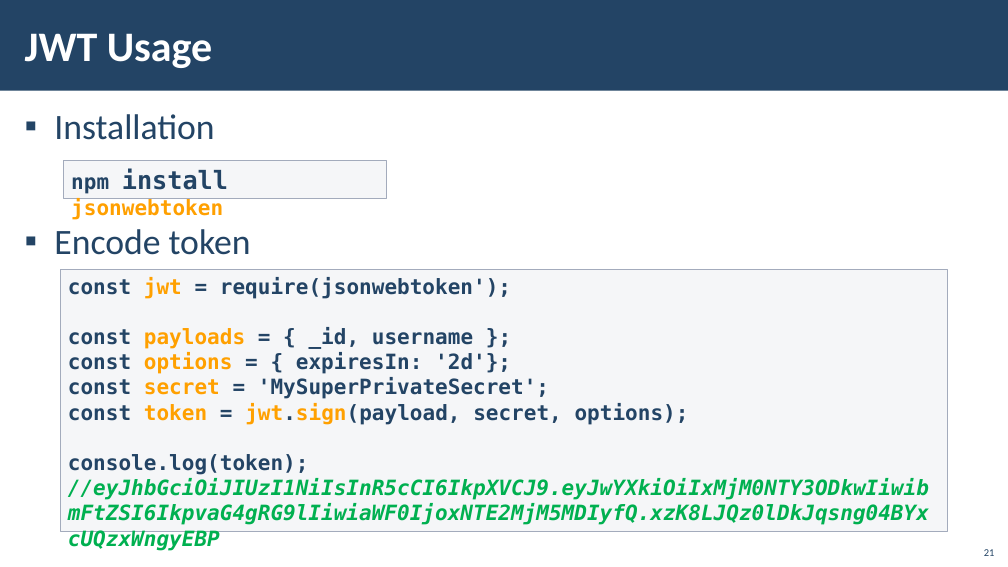
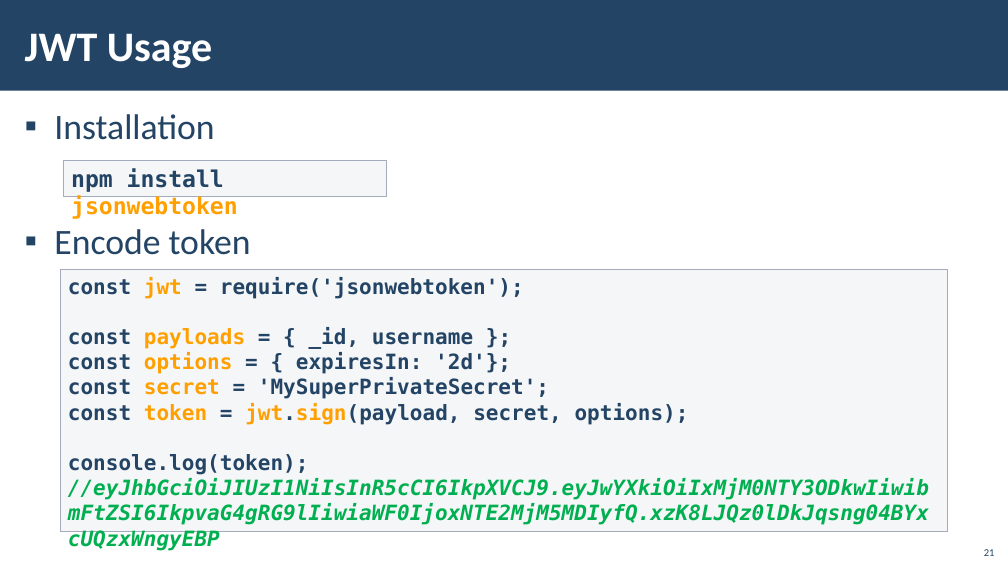
Before and after one commit to ErayErol/Software-University-Courses, a slide deck: slide 21 of 2021.09 - [ JS Back End ]/07 - [ Sessions And Authentication ]/00 - [ Resources ]/Presentation.pptx. Drawn at 1008x567 pixels with LibreOffice and Linux fonts; fonts in the diff are those of the drawing; background and template pictures are left out. Boxes give left, top, right and bottom in pixels: in the first picture for what was removed or moved away, otherwise in the second. Text is boxed around its words. In the diff, an @@ line names an element or a change of style, - is before the commit and + after.

```diff
--- a/2021.09 - [ JS Back End ]/07 - [ Sessions And Authentication ]/00 - [ Resources ]/Presentation.pptx
+++ b/2021.09 - [ JS Back End ]/07 - [ Sessions And Authentication ]/00 - [ Resources ]/Presentation.pptx
@@ rectangle "npm install jsonwebtoken" at bbox=[64, 160, 386, 196]: size 20 to 22 pt in "npm jsonwebtoken"; size 24 to 22 pt in "install" @@
@@ text in rectangle at bbox=[68, 277, 524, 299]: text changed @@
-const jwt = require(jsonwebtoken');
+const jwt = require('jsonwebtoken');
```
Also in this commit, not shown: 4 other slides changed, 2 slides added, 38 other files.
